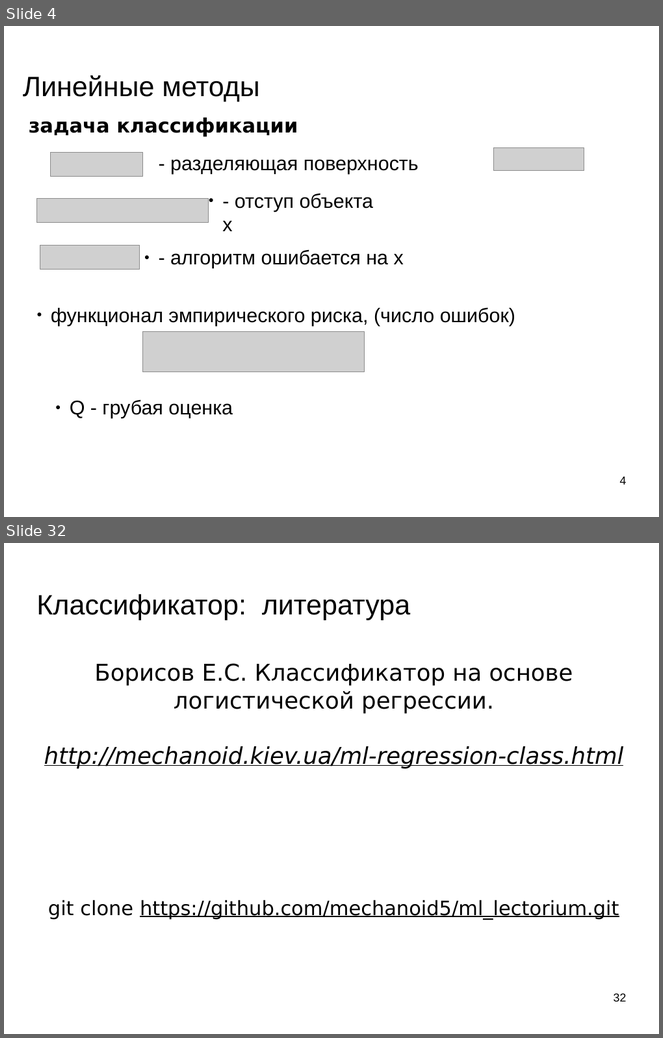
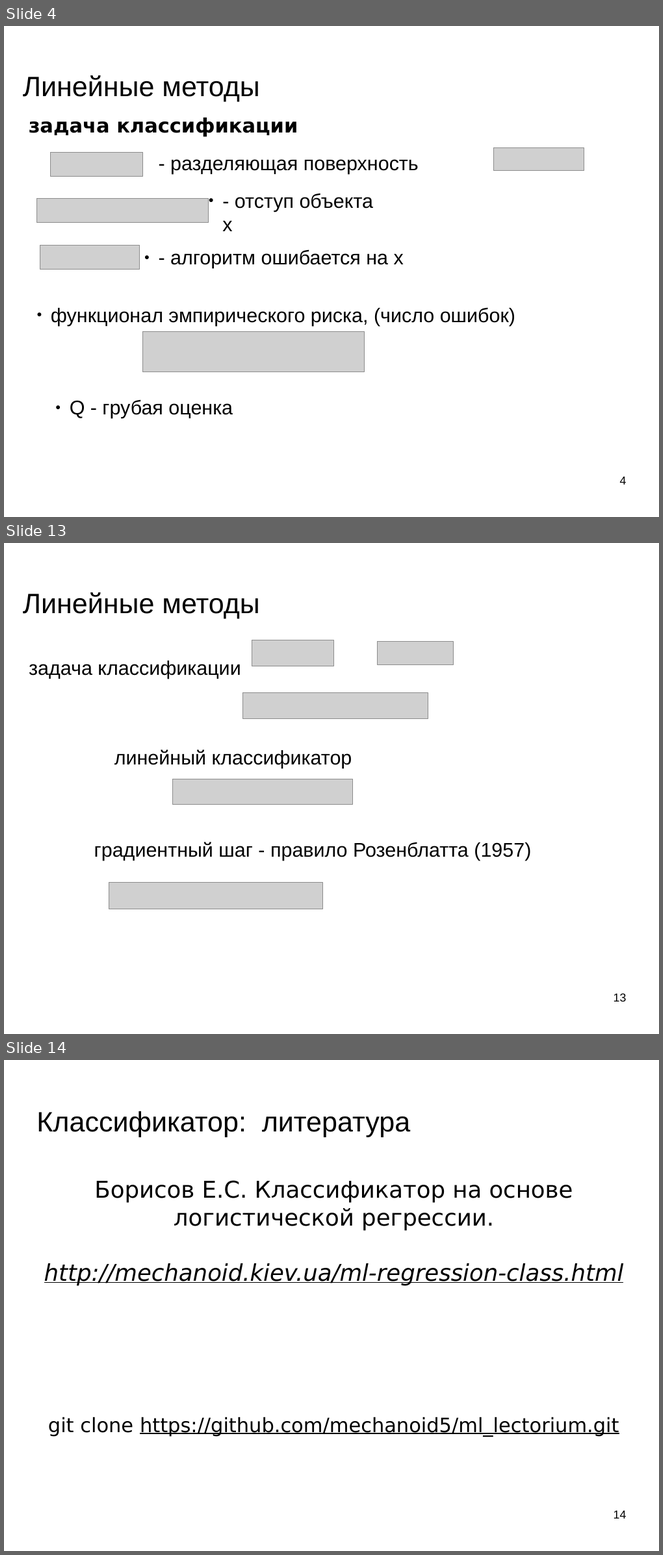
Before and after one commit to mechanoid5/ml_lectorium_legacy, a slide deck: 09-linear.odp. Shown one above the other, each under a label of ours: slides 4 and 32 before the commit, slides 4, 13 and 14 after it; the slides between them are not shown. The pictures are 663x1038 and 663x1555 pixels, drawn with LibreOffice and Linux fonts; fonts in the diff are those of the drawing; grey boxes stand for pictures; background and template pictures are left out. Boxes give left, top, right and bottom in pixels: in the first picture for what was removed or moved away, otherwise in the second. Text is boxed around its words. In the diff, an @@ line names an element or a change of style, - is before the commit and + after.

```diff
--- a/09-linear.odp
+++ b/09-linear.odp
@@ slide 13 added at [4, 543, 659, 1034], background picture (left out) @@
@@ title added at [23, 592, 259, 618], 33.9 pt, text #000000 @@
+Линейные методы
@@ picture added at [252, 640, 334, 666] @@
@@ picture added at [377, 642, 453, 665] @@
@@ text added at [29, 661, 241, 678], 24 pt, text #000000 @@
+задача классификации
@@ picture added at [243, 693, 428, 719] @@
@@ text added at [114, 750, 352, 769], 24 pt, text #000000 @@
+линейный классификатор
@@ picture added at [173, 779, 353, 804] @@
@@ text added at [94, 842, 531, 861], 24 pt, text #000000 @@
+градиентный шаг - правило Розенблатта (1957)
@@ picture added at [109, 883, 322, 910] @@
@@ page number added at [614, 993, 627, 1002], 14 pt, text #000000 @@
+13
@@ what was slide 32 is now slide 14 @@
@@ page number at [614, 1510, 627, 1519]: text changed @@
-32
+14
```
Also in this commit, not shown: 2 slides changed, 6 other slides added, 25 slides removed.
